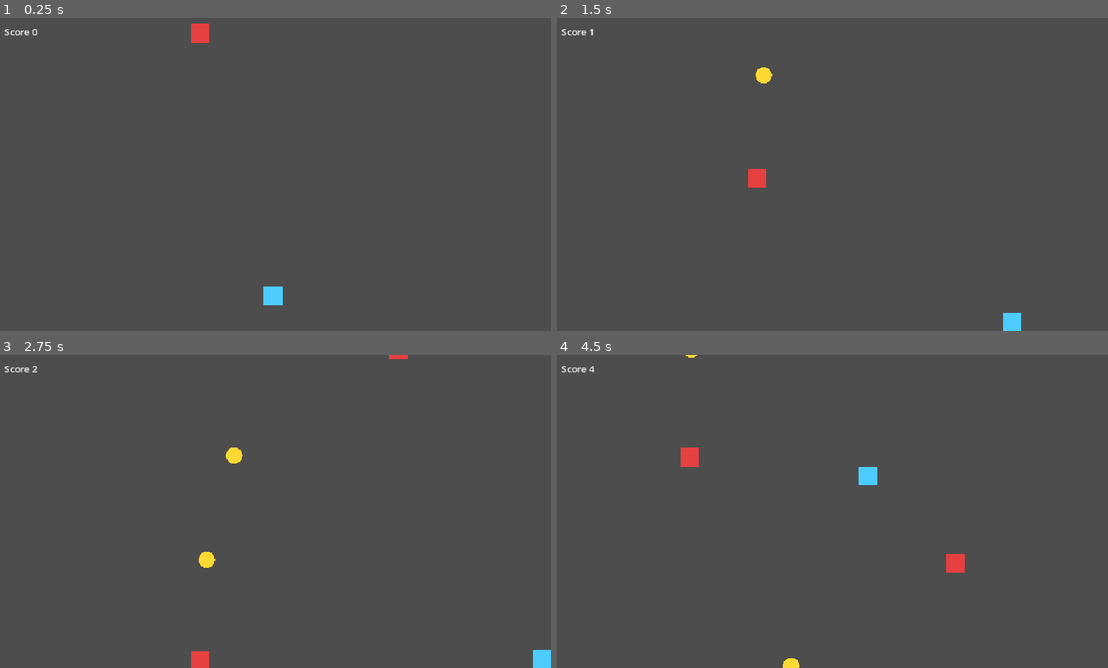
Above: before the commit, frames 1-4 (two rows, left to right).
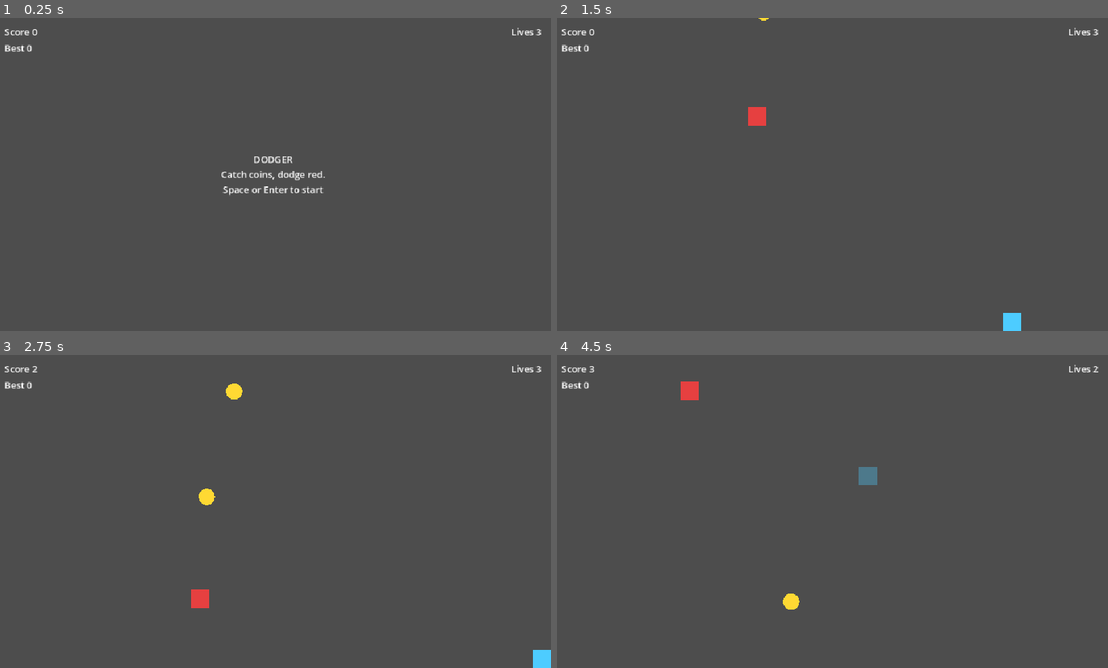
Above: after the commit, the same moments.

Repository: bayars/game-dev-setup
Game: Godot game, scene res://scenes/main.tscn
Two runs of this game, one before a commit and one after it. Both use one fixed random seed, a clock stepped at 60 frames per second and the inputs below.
Inputs:
- Up to frame 1 (0.25 s): no input
- Up to frame 2 (1.5 s): tap Enter at 0.5 s; hold Right 0.53-1.28 s; hold Enter 0.53-1.28 s; tap Space at 0.77, 0.8, 1.07, 1.35 s; hold Down from 1.28 s (still down)
- Up to frame 3 (2.75 s): tap Space at 1.52, 1.82, 2.3 s; tap Enter at 1.55 s; release Down at 2.03 s; hold Right from 2.03 s (still down); hold Enter from 2.03 s (still down)
- Up to frame 4 (4.5 s): release Right at 2.78 s; release Enter at 2.78 s; hold Up 2.78-3.53 s; tap Enter at 2.85, 4.35 s; tap Space at 3.02, 3.32 s; hold Space 3.53-4.28 s; hold Left from 3.53 s (still down)

The runs differ from the first frame. In frame 1, 1.1% of the frame differs, in the area x 0-99%, y 1-92%; in frame 2, 0.7%; in frame 3, 1.0%; in frame 4, 1.2%, in the area x 0-99%, y 0-100%.

Commit message:
Dodger: start screen, 3 lives with invulnerability, saved high score
Co-Authored-By: Claude Sonnet 5.5 <noreply@anthropic.com>

Diff:
--- a/godot/scenes/main.tscn
+++ b/godot/scenes/main.tscn
@@ -24,6 +24,25 @@
 offset_bottom = 40.0
 text = "Score 0"
 
+[node name="LivesLabel" type="Label" parent="Hud"]
+anchors_preset = 1
+anchor_left = 1.0
+anchor_right = 1.0
+offset_left = -140.0
+offset_top = 12.0
+offset_right = -16.0
+offset_bottom = 40.0
+grow_horizontal = 0
+horizontal_alignment = 2
+text = "Lives 3"
+
+[node name="BestLabel" type="Label" parent="Hud"]
+offset_left = 16.0
+offset_top = 40.0
+offset_right = 260.0
+offset_bottom = 68.0
+text = "Best 0"
+
 [node name="MessageLabel" type="Label" parent="Hud"]
 anchors_preset = 8
 anchor_left = 0.5
--- a/godot/scripts/main.gd
+++ b/godot/scripts/main.gd
@@ -1,16 +1,26 @@
 extends Node2D
-## Game loop: spawn fallers, track score, game over and restart.
-## Run with `-- --selftest` (after the project path) for a headless check of the loop.
+## Game loop: start screen, spawning, lives, score, game over, saved high score.
+## Run with `-- --selftest` (after the project path) for a headless check of the rules.
+
+enum State { MENU, PLAYING, GAME_OVER }
 
 const FALLER := preload("res://scenes/faller.tscn")
+const SAVE_PATH := "user://highscore.cfg"
+const START_LIVES := 3
+const INVULN_TIME := 1.0
 
 @onready var player: Area2D = $Player
 @onready var score_label: Label = $Hud/ScoreLabel
+@onready var lives_label: Label = $Hud/LivesLabel
+@onready var best_label: Label = $Hud/BestLabel
 @onready var message_label: Label = $Hud/MessageLabel
 
-var playing := false
+var state := State.MENU
 var elapsed := 0.0
 var coins := 0
+var lives := START_LIVES
+var invuln := 0.0
+var best := 0
 var spawn_timer := 0.0
 var selftest := false
 
@@ -18,33 +28,54 @@
 	randomize()
 	player.area_entered.connect(_on_player_area_entered)
 	selftest = "--selftest" in OS.get_cmdline_user_args()
-	_start()
+	if not selftest:
+		best = _load_best()
+	_show_menu()
+	if selftest:
+		_start()
+
+func _show_menu() -> void:
+	state = State.MENU
+	player.visible = false
+	message_label.text = "DODGER\nCatch coins, dodge red.\nSpace or Enter to start"
+	_update_hud()
 
 func _start() -> void:
 	for f in get_tree().get_nodes_in_group("fallers"):
 		f.queue_free()
 	var size := get_viewport_rect().size
 	player.position = Vector2(size.x / 2.0, size.y - 60.0)
+	player.visible = true
 	elapsed = 0.0
 	coins = 0
+	lives = START_LIVES
+	invuln = 0.0
 	spawn_timer = 0.0
-	playing = true
+	state = State.PLAYING
 	message_label.text = ""
-	_update_score()
+	_update_hud()
 
 func _process(delta: float) -> void:
 	if selftest:
 		_selftest_step(delta)
-	if not playing:
-		if Input.is_physical_key_pressed(KEY_SPACE) or Input.is_physical_key_pressed(KEY_ENTER):
+	if state != State.PLAYING:
+		if _confirm_pressed() and not selftest:
 			_start()
 		return
 	elapsed += delta
+	if invuln > 0.0:
+		invuln = maxf(0.0, invuln - delta)
+		player.modulate.a = 0.35 if int(invuln * 10.0) % 2 == 0 else 1.0
+	else:
+		player.modulate.a = 1.0
 	spawn_timer -= delta
 	if spawn_timer <= 0.0:
 		spawn_timer = maxf(0.25, 0.9 - elapsed * 0.01)
 		_spawn(randf() < 0.25)
-	_update_score()
+	_update_hud()
+
+func _confirm_pressed() -> bool:
+	return Input.is_physical_key_pressed(KEY_SPACE) or Input.is_physical_key_pressed(KEY_ENTER)
 
 func _spawn(is_coin: bool, at: Vector2 = Vector2.INF) -> void:
 	var f := FALLER.instantiate()
@@ -56,42 +87,94 @@
 	add_child(f)
 
 func _on_player_area_entered(area: Area2D) -> void:
-	if not playing:
+	if state != State.PLAYING:
 		return
 	if area.is_coin:
 		coins += 1
 		area.queue_free()
-	else:
-		_game_over()
+	elif invuln <= 0.0:
+		area.queue_free()
+		lives -= 1
+		invuln = INVULN_TIME
+		if lives <= 0:
+			_game_over()
+		_update_hud()
 
 func _game_over() -> void:
-	playing = false
-	message_label.text = "GAME OVER  score %d\nSpace or Enter to restart" % _score()
+	state = State.GAME_OVER
+	player.modulate.a = 1.0
+	var new_best := _score() > best
+	if new_best:
+		best = _score()
+		if not selftest:
+			_save_best()
+	message_label.text = "GAME OVER  score %d%s\nSpace or Enter to play again" % [_score(), "  (new best!)" if new_best else ""]
 
 func _score() -> int:
 	return coins * 10 + int(elapsed)
 
-func _update_score() -> void:
+func _update_hud() -> void:
 	score_label.text = "Score %d" % _score()
+	lives_label.text = "Lives %d" % lives
+	best_label.text = "Best %d" % best
 
-# --- headless self-test: a hazard on the player must end the game, a coin on it must score ---
+func _load_best() -> int:
+	var cfg := ConfigFile.new()
+	if cfg.load(SAVE_PATH) != OK:
+		return 0
+	return int(cfg.get_value("score", "best", 0))
+
+func _save_best() -> void:
+	var cfg := ConfigFile.new()
+	cfg.set_value("score", "best", best)
+	cfg.save(SAVE_PATH)
+
+# --- headless self-test of the rules ---
 var _st_t := 0.0
 var _st_stage := 0
 
 func _selftest_step(delta: float) -> void:
 	_st_t += delta
-	if _st_stage == 0 and _st_t > 0.3:
-		_spawn(true, player.position)
-		_st_stage = 1
-	elif _st_stage == 1 and _st_t > 0.6:
-		if coins != 1:
-			_selftest_end(false, "coin not collected")
-			return
-		_spawn(false, player.position)
-		_st_stage = 2
-	elif _st_stage == 2 and _st_t > 0.9:
-		_selftest_end(not playing, "hazard did not end the game")
+	if _st_t < 0.3 or state == State.MENU:
+		return
+	match _st_stage:
+		0:  # coin scores
+			_spawn(true, player.position)
+			_st_stage = 1
+			_st_t = 0.0
+		1:
+			if _st_t > 0.3:
+				_selftest_expect(coins == 1, "coin not collected")
+				_spawn(false, player.position)
+				_st_stage = 2
+				_st_t = 0.0
+		2:  # hazard costs a life, then invulnerability blocks the next one
+			if _st_t > 0.3:
+				_selftest_expect(lives == START_LIVES - 1 and invuln > 0.0, "hazard did not cost a life")
+				_spawn(false, player.position)
+				_st_stage = 3
+				_st_t = 0.0
+		3:
+			if _st_t > 0.3:
+				_selftest_expect(lives == START_LIVES - 1, "invulnerability did not block a hit")
+				invuln = 0.0
+				_spawn(false, player.position)
+				_st_stage = 4
+				_st_t = 0.0
+		4:
+			if _st_t > 0.3:
+				_selftest_expect(lives == START_LIVES - 2, "second hit did not count")
+				invuln = 0.0
+				_spawn(false, player.position)
+				_st_stage = 5
+				_st_t = 0.0
+		5:
+			if _st_t > 0.3:
+				_selftest_expect(state == State.GAME_OVER and best == _score(), "game did not end / best not updated")
+				print("SELFTEST_OK coins=%d score=%d best=%d" % [coins, _score(), best])
+				get_tree().quit(0)
 
-func _selftest_end(ok: bool, why: String) -> void:
-	print("SELFTEST_OK coins=%d score=%d" % [coins, _score()] if ok else "SELFTEST_FAIL " + why)
-	get_tree().quit(0 if ok else 1)
+func _selftest_expect(cond: bool, why: String) -> void:
+	if not cond:
+		print("SELFTEST_FAIL " + why)
+		get_tree().quit(1)
Not shown, changed: CLAUDE.md
